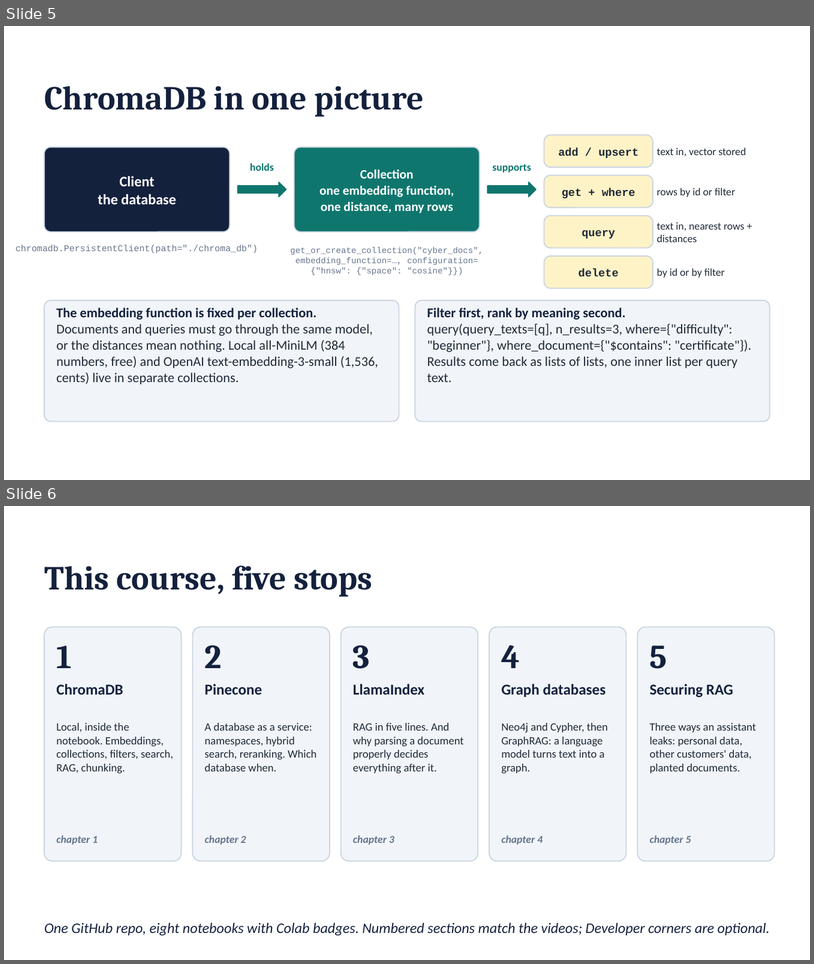
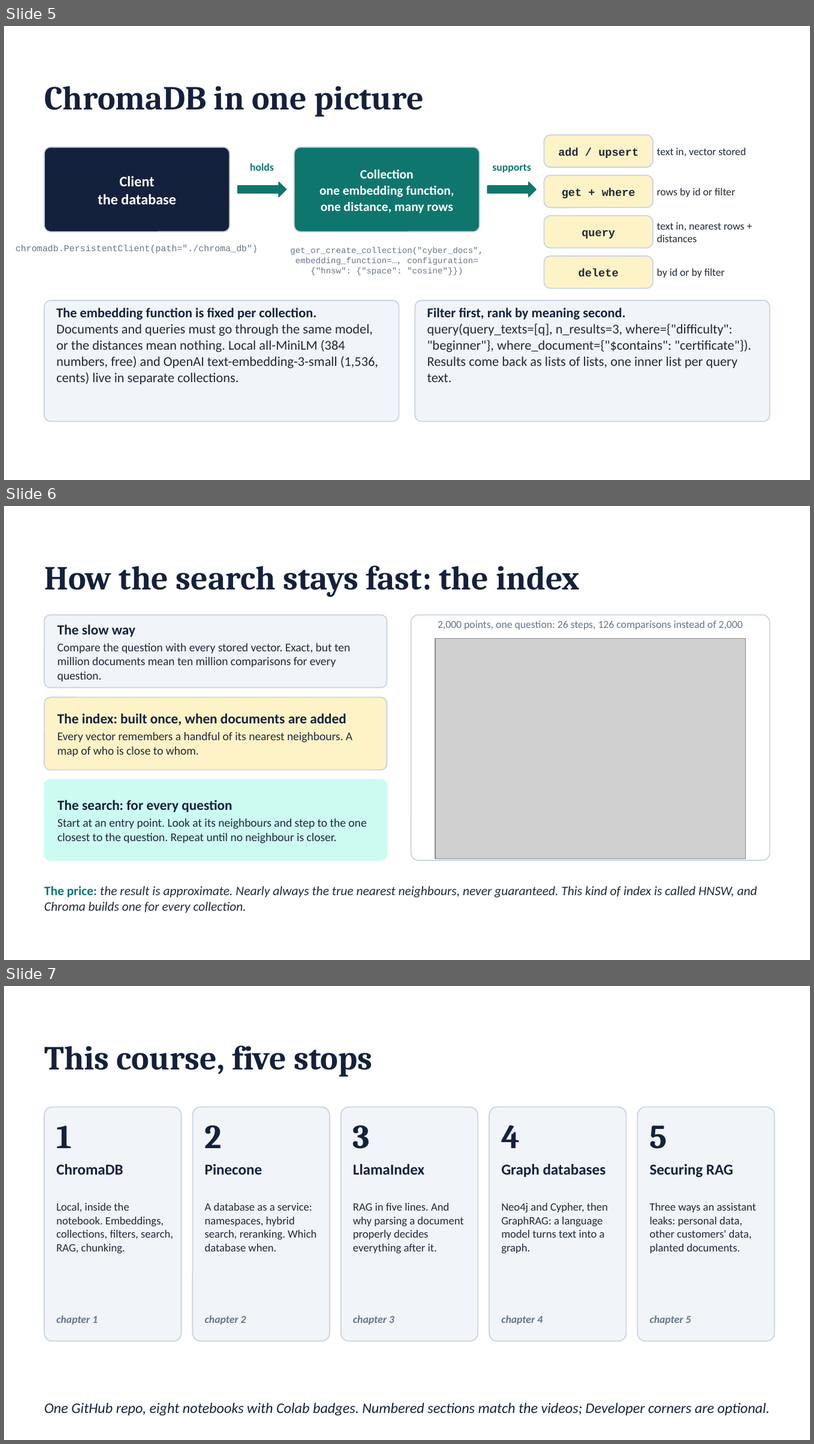
Before and after one commit to robertbarcik/vector_databases-tutorial, a slide deck: 0_vector_databases_intro.pptx. Shown one above the other, each under a label of ours: slides 5 and 6 before the commit, slides 5, 6 and 7 after it. The pictures are 814x964 and 814x1444 pixels, drawn with LibreOffice and Linux fonts; fonts in the diff are those of the drawing; grey boxes stand for pictures. Boxes give left, top, right and bottom in pixels: in the first picture for what was removed or moved away, otherwise in the second. Text is boxed around its words. In the diff, an @@ line names an element or a change of style, - is before the commit and + after.

```diff
--- a/0_vector_databases_intro.pptx
+++ b/0_vector_databases_intro.pptx
@@ slide 6 added at <box>4,506,810,960</box>, background #FFFFFF @@
@@ text added at <box>44,565,580,597</box>, 30 pt, text #14213D, bold @@
+How the search stays fast: the index
@@ rounded rectangle added at <box>44,615,387,687</box>, fill #F1F5F9, outline #CBD5E1 1 pt, 10.5 pt, text #1F2937 @@
+The slow way
+Compare the question with every stored vector. Exact, but ten million documents mean ten million comparisons for every question.
@@ rounded rectangle added at <box>411,615,770,860</box>, fill #FFFFFF, outline #CBD5E1 1 pt @@
@@ text added at <box>438,620,743,630</box>, 9.5 pt, text #64748B @@
+2,000 points, one question: 26 steps, 126 comparisons instead of 2,000
@@ picture added at <box>435,638,746,858</box> @@
@@ rounded rectangle added at <box>44,697,387,769</box>, fill #FEF3C7, outline #CBD5E1 1 pt, 10.5 pt, text #1F2937 @@
+The index: built once, when documents are added
+Every vector remembers a handful of its nearest neighbours. A map of who is close to whom.
@@ rounded rectangle added at <box>44,780,387,860</box>, fill #CCFBF1, outline #CCFBF1 1 pt, 10.5 pt, text #1F2937 @@
+The search: for every question
+Start at an entry point. Look at its neighbours and step to the one closest to the question. Repeat until no neighbour is closer.
@@ text added at <box>44,886,758,913</box>, 11.5 pt, text #1F2937, italic @@
+The price: the result is approximate. Nearly always the true nearest neighbours, never guaranteed. This kind of index is called HNSW, and Chroma builds one for every collection.
@@ what was slide 6 is now slide 7 @@
```
Also in this commit, not shown: 1 slide changed, 5 other files.
